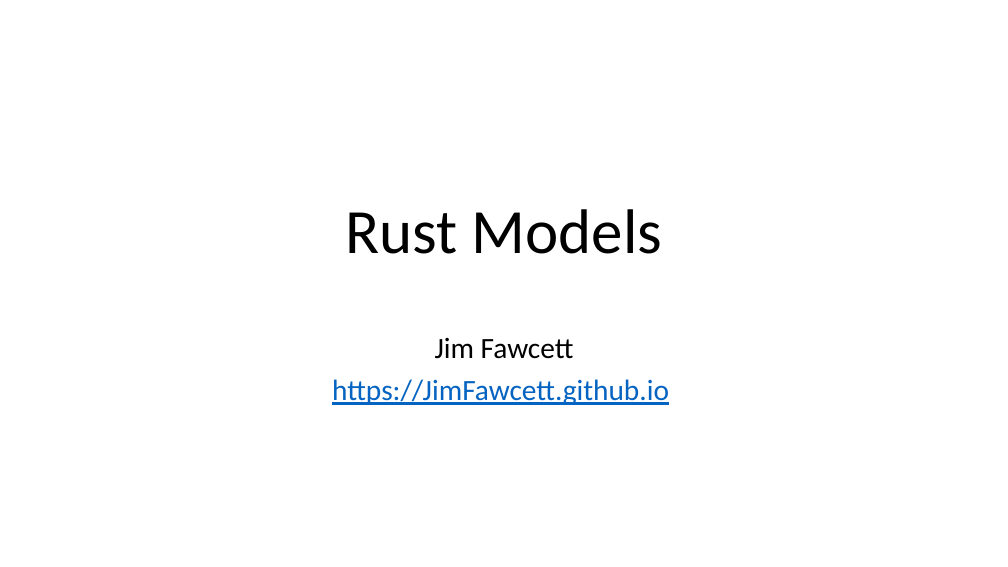
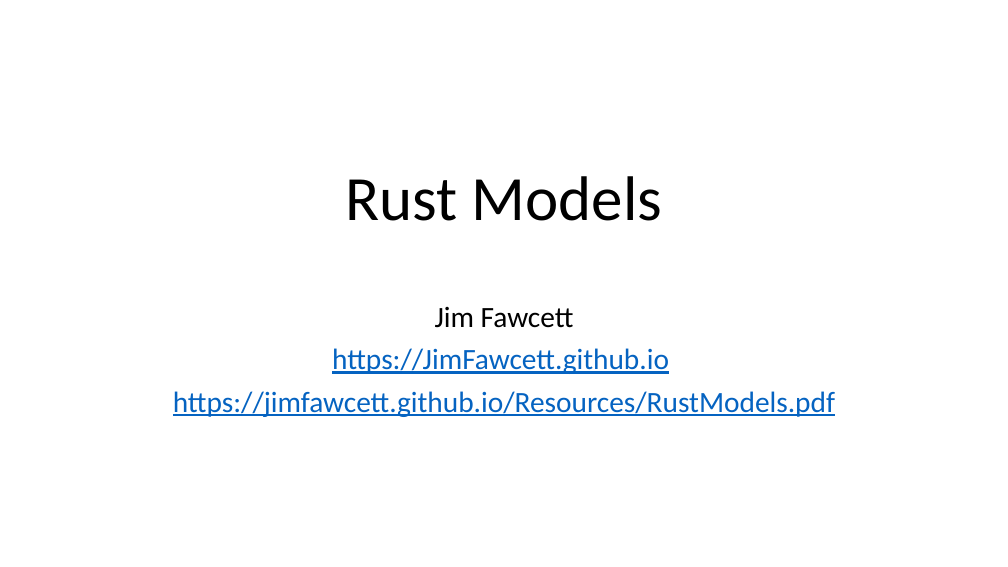
Before and after one commit to JimFawcett/JimFawcett.github.io, a slide deck: slide 1 of Resources/RustModels.pptx. Drawn at 1008x567 pixels with LibreOffice and Linux fonts; fonts in the diff are those of the drawing. Boxes give left, top, right and bottom in pixels: in the first picture for what was removed or moved away, otherwise in the second. Text is boxed around its words. In the diff, an @@ line names an element or a change of style, - is before the commit and + after.

Commit message:
added content to RustModels.pptx

```diff
--- a/Resources/RustModels.pptx
+++ b/Resources/RustModels.pptx
@@ title "Rust Models": place and size @@
-title "Rust Models" at box(345, 209, 662, 254)
+title "Rust Models" at box(345, 176, 662, 221)
@@ subtitle "Jim Fawcett": place and size @@
-subtitle "Jim Fawcett" at box(332, 338, 669, 405)
+subtitle "Jim Fawcett" at box(173, 307, 835, 417)
@@ subtitle at box(173, 391, 835, 417): paragraph added @@
+https://jimfawcett.github.io/Resources/RustModels.pdf
```
Also in this commit, not shown: 3 other slides changed, 15 slides added, 2 other files.
